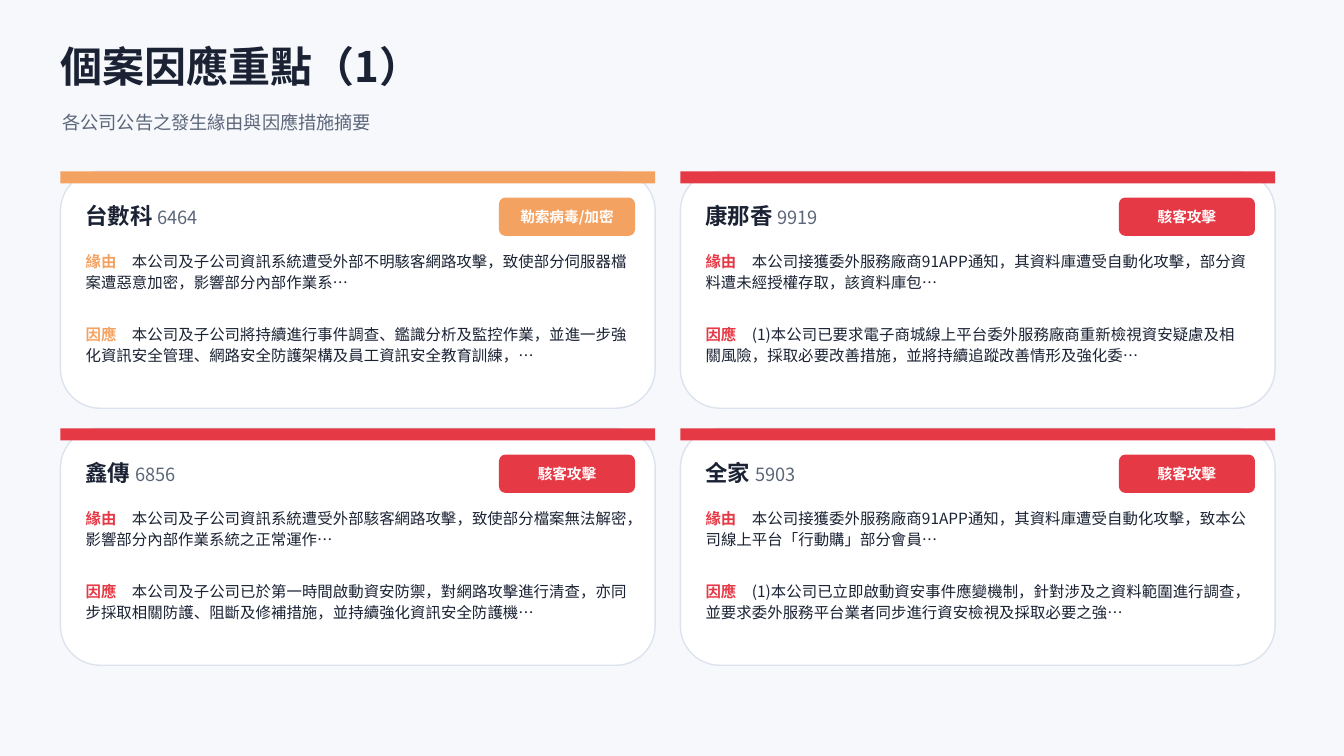
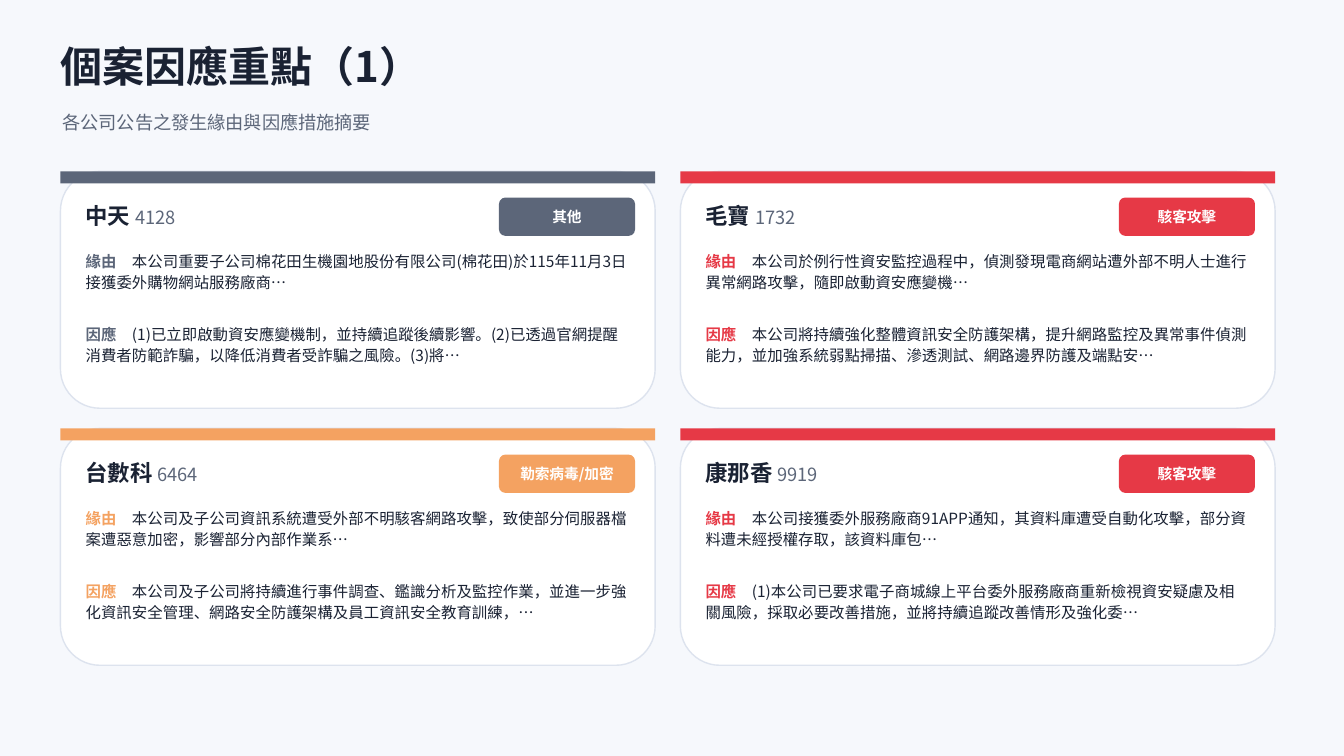
Before and after one commit to Johnnylin77/mops-isec-monitor, a slide deck: slide 6 of 資安事件因應分析.pptx. Drawn at 1344x756 pixels with LibreOffice and Linux fonts; fonts in the diff are those of the drawing. Boxes give left, top, right and bottom in pixels: in the first picture for what was removed or moved away, otherwise in the second. Text is boxed around its words. In the diff, an @@ line names an element or a change of style, - is before the commit and + after.

```diff
--- a/資安事件因應分析.pptx
+++ b/資安事件因應分析.pptx
@@ rectangle at bbox=[60, 171, 655, 184]: fill #F4A261 to #5C6679 @@
@@ text at bbox=[86, 205, 175, 226]: text changed @@
-台數科 6464
+中天 4128
@@ rounded rectangle at bbox=[499, 198, 635, 236]: fill #F4A261 to #5C6679 @@
@@ text at bbox=[552, 209, 581, 223]: text changed @@
-勒索病毒/加密
+其他
@@ text at bbox=[706, 205, 795, 226]: text changed @@
-康那香 9919
+毛寶 1732
@@ text at bbox=[86, 254, 627, 270]: text changed @@
-緣由 本公司及子公司資訊系統遭受外部不明駭客網路攻擊，致使部分伺服器檔案遭惡意加密，影響部分內部作業系…
+緣由 本公司重要子公司棉花田生機園地股份有限公司(棉花田)於115年11月3日接獲委外購物網站服務廠商…
@@ text at bbox=[706, 254, 1247, 290]: text changed @@
-緣由 本公司接獲委外服務廠商91APP通知，其資料庫遭受自動化攻擊，部分資料遭未經授權存取，該資料庫包…
+緣由 本公司於例行性資安監控過程中，偵測發現電商網站遭外部不明人士進行異常網路攻擊，隨即啟動資安應變機…
@@ text at bbox=[86, 325, 618, 364]: text changed @@
-因應 本公司及子公司將持續進行事件調查、鑑識分析及監控作業，並進一步強化資訊安全管理、網路安全防護架構及員工資訊安全教育訓練，…
+因應 (1)已立即啟動資安應變機制，並持續追蹤後續影響。(2)已透過官網提醒消費者防範詐騙，以降低消費者受詐騙之風險。(3)將…
@@ text at bbox=[706, 325, 1247, 363]: text changed @@
-因應 (1)本公司已要求電子商城線上平台委外服務廠商重新檢視資安疑慮及相關風險，採取必要改善措施，並將持續追蹤改善情形及強化委…
+因應 本公司將持續強化整體資訊安全防護架構，提升網路監控及異常事件偵測能力，並加強系統弱點掃描、滲透測試、網路邊界防護及端點安…
@@ rectangle at bbox=[60, 429, 655, 441]: fill #E63946 to #F4A261 @@
@@ text at bbox=[86, 462, 198, 483]: text changed @@
-鑫傳 6856
+台數科 6464
@@ rounded rectangle at bbox=[499, 455, 635, 493]: fill #E63946 to #F4A261 @@
@@ text at bbox=[520, 466, 613, 482]: text changed @@
-駭客攻擊
+勒索病毒/加密
@@ text at bbox=[706, 459, 818, 487]: text changed @@
-全家 5903
+康那香 9919
@@ text at bbox=[86, 511, 626, 547]: text changed @@
-緣由 本公司及子公司資訊系統遭受外部駭客網路攻擊，致使部分檔案無法解密，影響部分內部作業系統之正常運作…
+緣由 本公司及子公司資訊系統遭受外部不明駭客網路攻擊，致使部分伺服器檔案遭惡意加密，影響部分內部作業系…
@@ text at bbox=[706, 511, 1246, 547]: text changed @@
-緣由 本公司接獲委外服務廠商91APP通知，其資料庫遭受自動化攻擊，致本公司線上平台「行動購」部分會員…
+緣由 本公司接獲委外服務廠商91APP通知，其資料庫遭受自動化攻擊，部分資料遭未經授權存取，該資料庫包…
@@ text at bbox=[86, 582, 627, 620]: text changed @@
-因應 本公司及子公司已於第一時間啟動資安防禦，對網路攻擊進行清查，亦同步採取相關防護、阻斷及修補措施，並持續強化資訊安全防護機…
+因應 本公司及子公司將持續進行事件調查、鑑識分析及監控作業，並進一步強化資訊安全管理、網路安全防護架構及員工資訊安全教育訓練，…
@@ text at bbox=[706, 582, 1235, 620]: text changed @@
-因應 (1)本公司已立即啟動資安事件應變機制，針對涉及之資料範圍進行調查，並要求委外服務平台業者同步進行資安檢視及採取必要之強…
+因應 (1)本公司已要求電子商城線上平台委外服務廠商重新檢視資安疑慮及相關風險，採取必要改善措施，並將持續追蹤改善情形及強化委…
```
Also in this commit, not shown: 8 other slides changed, 2 other files.
